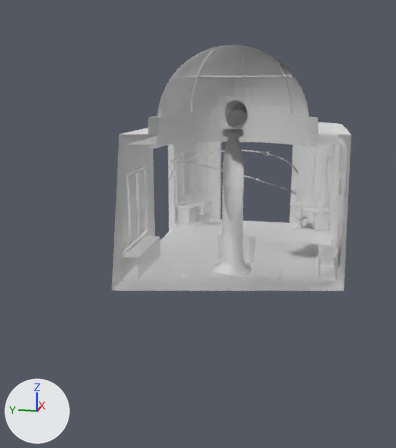
The Blender file BlenderWork/Interior_Evo.blend as it was, and as the next commit left it.
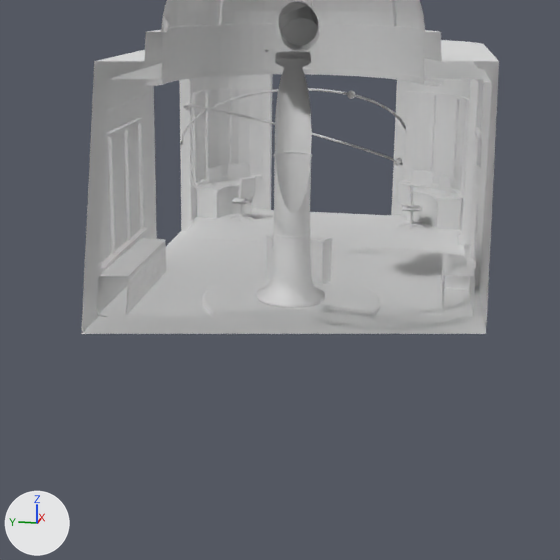
Each version appears first whole from a 50 mm camera at (-20.41, -2.19, 4.33) aimed at (-4.58, 0.97, 0.37), and next in a close-up on the part from 16% to 98% of the width and 22% to 94% of the height. The axes (+X, +Y, +Z) are drawn at lower left. The lights are the same throughout. The older version's two pictures come first. Everything nearer to the camera than a plane just in front of the edit is cut away.

Names of what the first close-up shows: 'INT_EvoResearch_Glass', 'INT_EvoResearch_Scope', 'INT_EvoResearch_Shell', 'INT_EvoResearch_Soft' and 2 more.
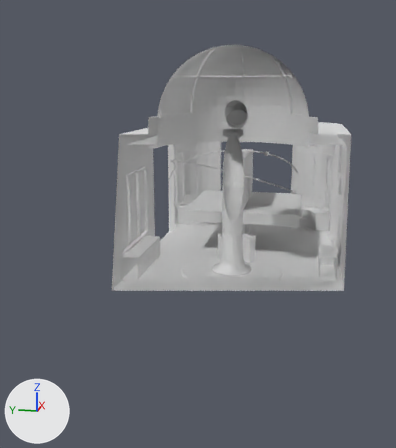
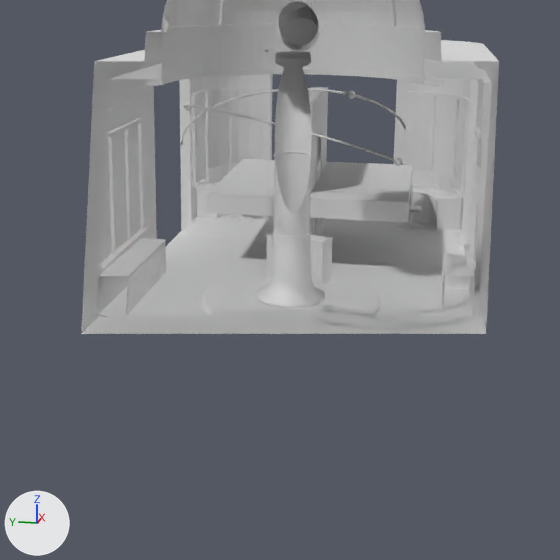
Where the change shows, as pixel boxes (x1, y1, x2, y2) in the close-ups (560 x 560 px):
'KIT_Ceiling_Evo1', added
    after: (207, 159, 412, 212)
'KIT_Floor_Evo1', added
    after: (207, 175, 412, 222)
'KIT_WallDoor_Evo1', added
    after: (308, 87, 328, 236)
'KIT_DoorLeaf_Evo1', added
    after: (314, 134, 322, 236)
    faces in mat_evowhite (white #e7e7e7): (314, 134, 321, 236)
'KIT_Wall_Evo1', added (mostly hidden)
    after: (309, 87, 326, 104)

Diff of the bpy script that builds the scene:
```diff
--- a/BlenderWork/Interior_Evo.blend.py
+++ b/BlenderWork/Interior_Evo.blend.py
@@ mat_status @@
+mat_status = principled_material('Status')
+mat_status.base_color = (0.8, 0.8, 0.8)  # white #e7e7e7
@@ me_kit_ceiling_evo1 @@
+me_kit_ceiling_evo1.from_pydata(...)  # 24 vertices, 36 faces; spans x -2.0..2.0, y -2.0..2.0, z -0.05..0.2
+# faces by material slot: [24, 12]
+me_kit_ceiling_evo1.materials.append(mat_evowhite)  # white #e7e7e7
+me_kit_ceiling_evo1.materials.append(mat_light)  # white #e7e7e7
@@ me_kit_floor_evo1 @@
+me_kit_floor_evo1.from_pydata(...)  # a box spanning x -2.0..2.0, y -2.0..2.0, z -0.2..0.0
+me_kit_floor_evo1.materials.append(mat_evofloor)  # white #e7e7e7
@@ me_kit_doorleaf_evo1 @@
+me_kit_doorleaf_evo1.from_pydata(...)  # 40 vertices, 60 faces; spans x -0.36..0.36, y -0.05..0.05, z -1.2..1.2
+# faces by material slot: [12, 24, 24]
+me_kit_doorleaf_evo1.materials.append(mat_evowhite)  # white #e7e7e7
+me_kit_doorleaf_evo1.materials.append(mat_accent)  # white #e7e7e7
+me_kit_doorleaf_evo1.materials.append(mat_evodark)  # white #e7e7e7
@@ me_kit_walldoor_evo1 @@
+me_kit_walldoor_evo1.from_pydata(...)  # 158 vertices, 248 faces; spans x -1.6..1.6, y -0.04..0.36, z -2.0..2.0
+# faces by material slot: [92, 96, 48, 12]
+me_kit_walldoor_evo1.materials.append(mat_evowhite)  # white #e7e7e7
+me_kit_walldoor_evo1.materials.append(mat_evodark)  # white #e7e7e7
+me_kit_walldoor_evo1.materials.append(mat_accent)  # white #e7e7e7
+me_kit_walldoor_evo1.materials.append(mat_status)  # white #e7e7e7
@@ me_kit_wall_evo1 @@
+me_kit_wall_evo1.from_pydata(...)  # a box spanning x -1.6..1.6, y 0.0..0.2, z -2.0..2.0, material slot 0; a box spanning x -1.6..1.6, y 0.18..0.21, z 1.53..1.67, material slot 1; a box spanning x -1.6..1.6, y 0.19..0.22, z 1.58..1.62, material slot 2; a box spanning x -1.6..1.6, y 0.18..0.21, z -1.82..-1.73, material slot 1
+me_kit_wall_evo1.materials.append(mat_evowhite)  # white #e7e7e7
+me_kit_wall_evo1.materials.append(mat_evodark)  # white #e7e7e7
+me_kit_wall_evo1.materials.append(mat_accent)  # white #e7e7e7
@@ ob_kit_ceiling_evo1 @@
+ob_kit_ceiling_evo1 = bpy.data.objects.new('KIT_Ceiling_Evo1', me_kit_ceiling_evo1)
+ob_kit_ceiling_evo1.location = (0.0, 0.0, 0.0)
@@ ob_kit_floor_evo1 @@
+ob_kit_floor_evo1 = bpy.data.objects.new('KIT_Floor_Evo1', me_kit_floor_evo1)
+ob_kit_floor_evo1.location = (0.0, 0.0, 0.0)
@@ ob_kit_doorleaf_evo1 @@
+ob_kit_doorleaf_evo1 = bpy.data.objects.new('KIT_DoorLeaf_Evo1', me_kit_doorleaf_evo1)
+ob_kit_doorleaf_evo1.location = (0.0, 0.0, 0.0)
@@ ob_kit_walldoor_evo1 @@
+ob_kit_walldoor_evo1 = bpy.data.objects.new('KIT_WallDoor_Evo1', me_kit_walldoor_evo1)
+ob_kit_walldoor_evo1.location = (0.0, 0.0, 0.0)
@@ ob_kit_wall_evo1 @@
+ob_kit_wall_evo1 = bpy.data.objects.new('KIT_Wall_Evo1', me_kit_wall_evo1)
+ob_kit_wall_evo1.location = (0.0, 0.0, 0.0)
```
